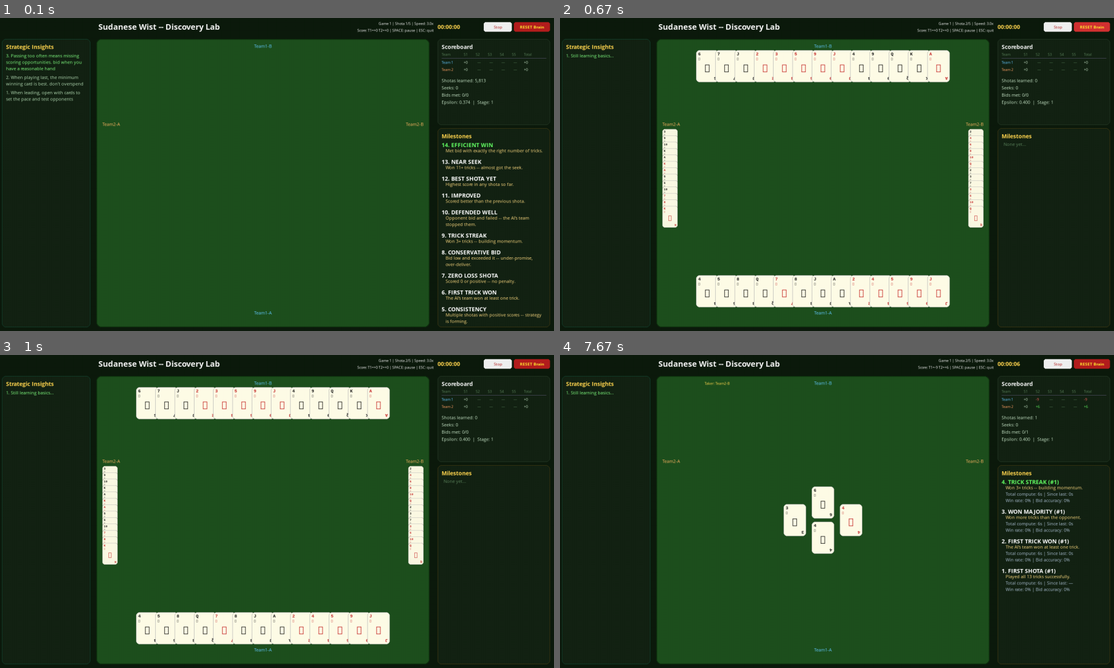
Above: before the commit, frames 1-4 (two rows, left to right).
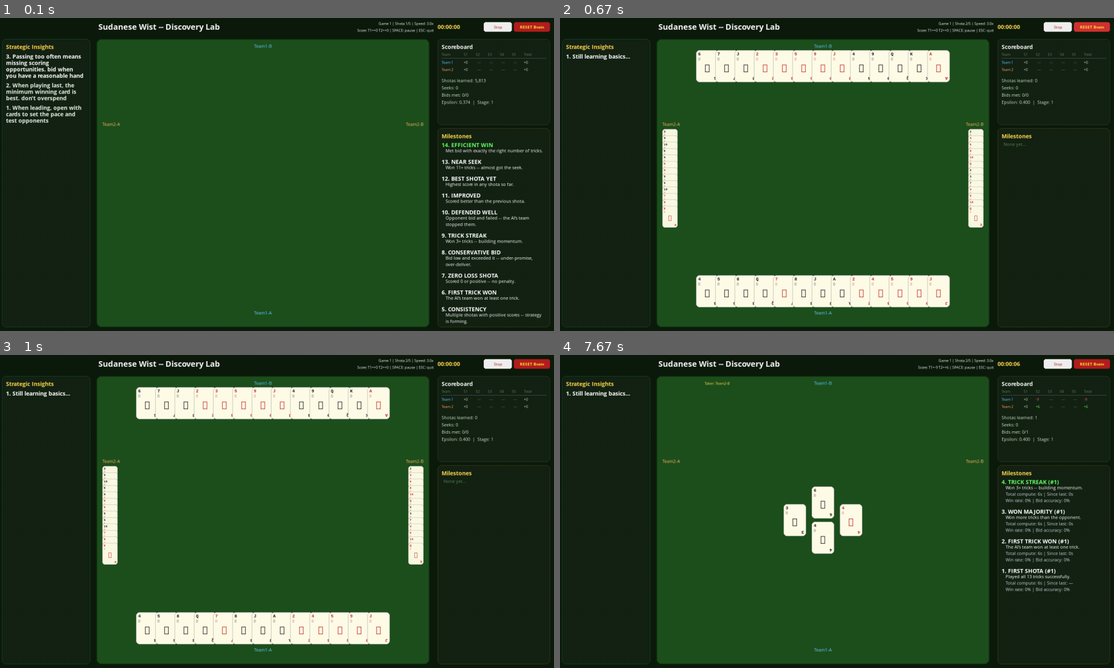
Above: after the commit, the same moments.

Repository: aamagzoub/engineering-intelligence
Game: pygame game, started from gui_wist_discovery/main.py
The game is run twice, just before and just after one commit, with the same random seed, the same clock (stepped at 60 frames per second) and the same inputs.
Inputs (mouse positions are in pixels of both pictures, inside the frame that each line leads up to):
- Up to frame 1 (0.1 s): no input
- Up to frame 2 (0.67 s): click "RESET Brain" at 0.38 s
- Up to frame 3 (1 s): click (144, 514) at 0.72 s
- Up to frame 4 (7.67 s): click (665, 586) at 1.05 s; tap Space at 1.33, 6.5 s; click "Resume" at 1.72 s; click (809, 596) at 2.05 s; click "Taker: Team1-A" at 3.88 s; click (753, 605) at 6.22 s; click "Resume" at 6.88 s; click (781, 498) at 7.22 s

The runs differ from the first frame. In frame 1, 2.1% of the frame differs, in the area x 1-98%, y 11-98%; in frame 2, 0.1%; in frame 3, 0.1%; in frame 4, 0.4%.

Commit message:
fix: insights larger white font, no-jump scroll for both panels
- Insights: 15px font (was 12px), white text, newest on top
- Milestones: newest on top, white description text
- No-jump scroll: when user is scrolled down and new items arrive,
  scroll offset auto-increments so viewport stays on same items
- Both panels use same stable scroll logic

Diff:
--- a/gui_wist_discovery/main.py
+++ b/gui_wist_discovery/main.py
@@ -366,6 +366,10 @@
         self._milestones_list.append((f"{title} (#{episodes})", desc))
         self._log(f"  ** DISCOVERED: {title} **")
 
+        # If user is scrolled down, bump scroll so new item at top doesn't shift view.
+        if self._disc_scroll_offset > 0:
+            self._disc_scroll_offset += 1
+
     # ─── Curriculum ─────────────────────────────────────────────────────────────
 
     def _check_stage_transition(self):
@@ -453,8 +457,13 @@
         if self._bg_agent:
             current_ep = max(current_ep, self._bg_agent.episodes_trained)
         if current_ep - self._last_insight_episode >= 2000 or not self._cached_insights:
+            old_count = len(self._cached_insights)
             self._cached_insights = generate_insights(self.discovery)
             self._last_insight_episode = current_ep
+            # If user is scrolled and new insights appeared, bump scroll to stay stable.
+            new_count = len(self._cached_insights)
+            if self._insight_scroll_offset > 0 and new_count > old_count:
+                self._insight_scroll_offset += (new_count - old_count)
 
     # ─── Helpers ────────────────────────────────────────────────────────────────
 
--- a/gui_wist_discovery/renderer.py
+++ b/gui_wist_discovery/renderer.py
@@ -283,17 +283,19 @@
             total = len(milestones)
             panel_text_w = panel_w - 30
 
-            # Newest on top. Scroll offset is stable — items don't shift.
+            # Newest on top. Scroll = how many items from the top to skip.
+            # When user scrolls down, they see older items.
+            # New items at top don't shift the view because main.py
+            # increments disc_scroll when new milestones arrive.
             for i in range(disc_scroll, total):
-                # Newest first: index from end.
-                idx = total - 1 - i
+                idx = total - 1 - i  # Newest first.
                 title_text, desc_text = milestones[idx]
                 num = idx + 1
 
                 if y + 38 > disc_rect.bottom - 15:
                     break
 
-                is_latest = (i == 0)
+                is_latest = (i == 0 and disc_scroll == 0)
                 title_color = (100, 255, 100) if is_latest else (255, 255, 255)
 
                 title_str = f"{num}. {title_text}"
@@ -301,7 +303,7 @@
 
                 desc_font = self.fonts["medium"]
                 for line_idx, line_part in enumerate(desc_text.split("\n")):
-                    line_color = (255, 220, 130) if line_idx == 0 else (170, 190, 210)
+                    line_color = (255, 255, 255) if line_idx == 0 else (200, 210, 220)
                     y = self._wrap_text(desc_font, line_part, px + 20, y, panel_text_w, line_color, disc_rect.bottom - 20)
                     if y > disc_rect.bottom - 20:
                         break
@@ -335,20 +337,19 @@
         total = len(insights)
         insight_scroll = state.get("insight_scroll", 0)
         text_w = panel_w - 35
-        font = self.fonts["medium"]  # Regular font, no bold.
-
-        # Newest on top.
+        font = self.fonts["large"]  # 15px for readability.
+
+        # Newest on top. Same stable scroll logic as milestones.
         for i in range(insight_scroll, total):
-            if y + 16 > panel_rect.bottom - 15:
+            if y + 18 > panel_rect.bottom - 15:
                 break
 
-            idx = total - 1 - i
+            idx = total - 1 - i  # Newest first.
             text = insights[idx].lstrip("• ").strip()
             num = idx + 1
-            is_latest = (i == 0)
-
-            # Split at " — " into title and description.
-            # Render as: "N. Title. description" on same line, title white, desc green.
+            is_latest = (i == 0 and insight_scroll == 0)
+
+            # Split at " — " into title and description on same line.
             if " — " in text:
                 title_part = text.split(" — ")[0]
                 body_part = text.split(" — ", 1)[1]
@@ -359,16 +360,15 @@
                 title_part = text
                 body_part = ""
 
-            # Combine: "N. Title. body" — single wrapped line, two colors.
             if body_part:
                 full_text = f"{num}. {title_part}. {body_part}"
             else:
                 full_text = f"{num}. {title_part}"
 
-            # Use green for latest, lighter green for others.
-            color = (130, 255, 130) if is_latest else (180, 220, 180)
+            # White text, latest entry slightly brighter.
+            color = (255, 255, 255) if is_latest else (230, 240, 230)
             y = self._wrap_text(font, full_text, 15, y, text_w, color, panel_rect.bottom - 20)
-            y += 6  # Gap.
+            y += 8  # Gap.
 
             if y > panel_rect.bottom - 15:
                 break
